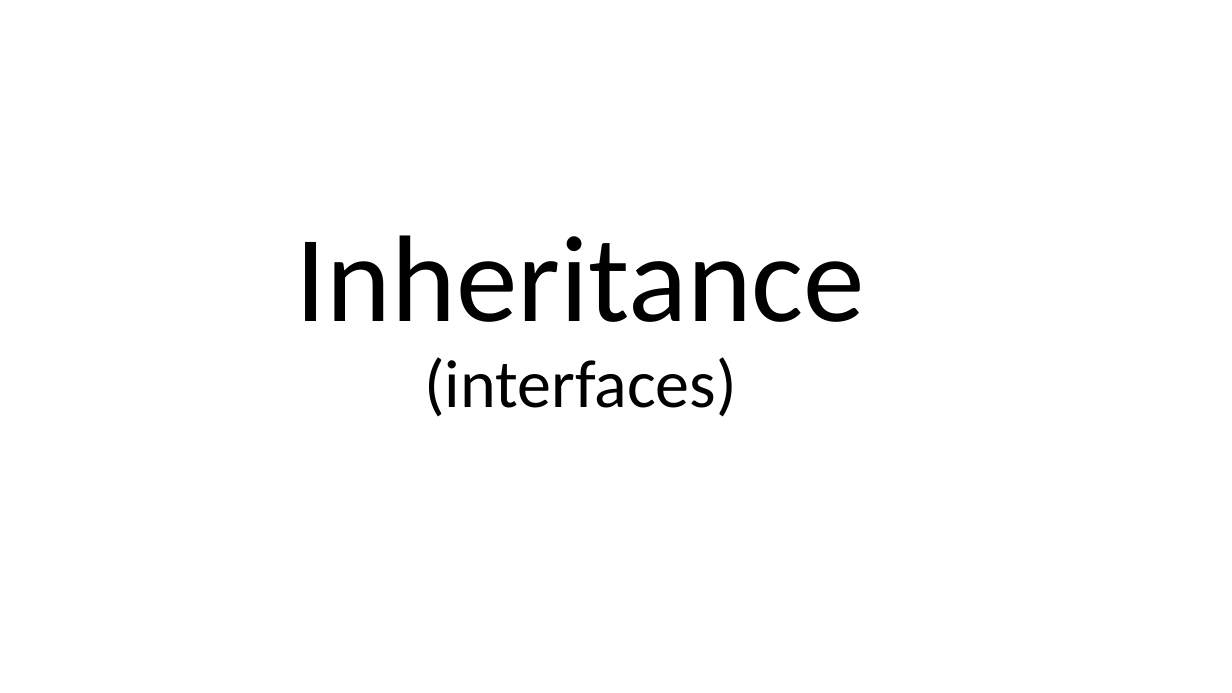
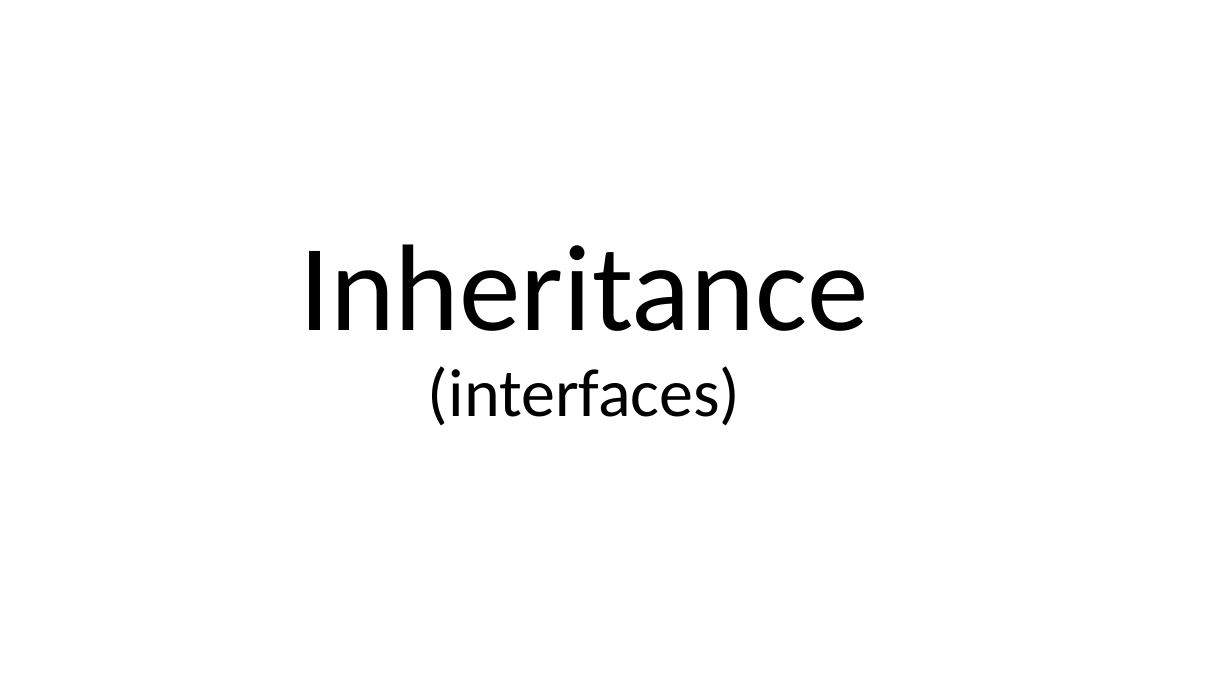
Before and after one commit to perslaursen/OOProg22, a slide deck: slide 1 of Chap/OOProg02/Presentations/InheritanceInterfaces.pptx. Drawn at 1232x693 pixels with LibreOffice and Linux fonts; fonts in the diff are those of the drawing. Boxes give left, top, right and bottom in pixels: in the first picture for what was removed or moved away, otherwise in the second. Text is boxed around its words. In the diff, an @@ line names an element or a change of style, - is before the commit and + after.

```diff
--- a/Chap/OOProg02/Presentations/InheritanceInterfaces.pptx
+++ b/Chap/OOProg02/Presentations/InheritanceInterfaces.pptx
@@ title "Inheritance (interfaces)": place and size @@
-title "Inheritance (interfaces)" at [296,235,865,417]
+title "Inheritance (interfaces)" at [299,244,868,426]
```
Also in this commit, not shown: 38 other files.
